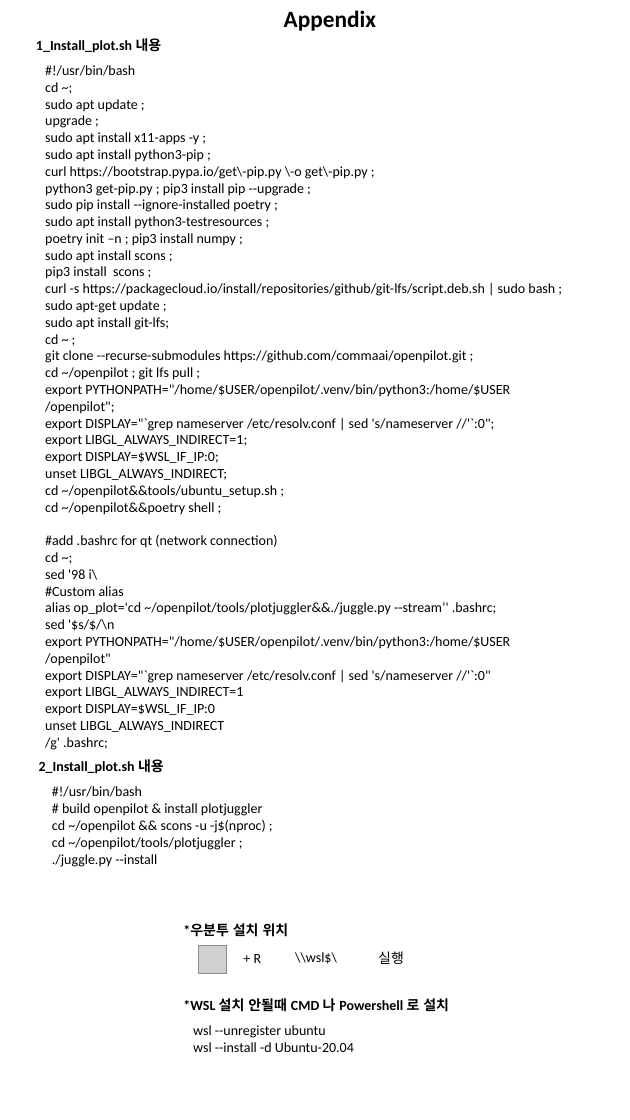
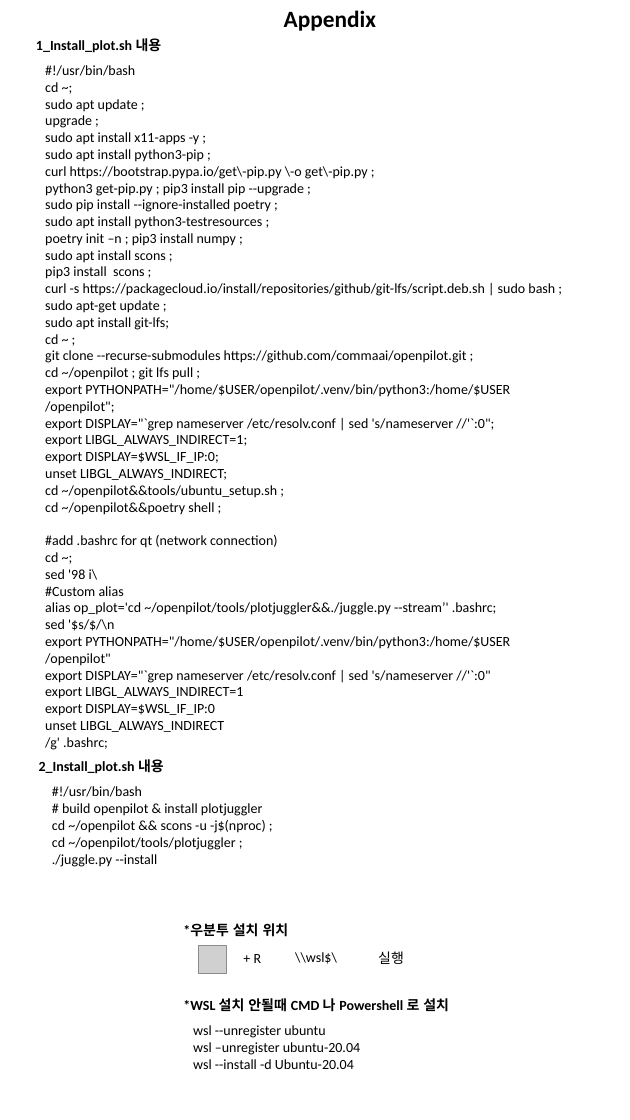
Before and after one commit to KeIIogg/tools, a slide deck: slide 2 of etc/Install plotjuggler with wsl2.pptx. Drawn at 630x1120 pixels with LibreOffice and Linux fonts; fonts in the diff are those of the drawing; grey boxes stand for pictures. Boxes give left, top, right and bottom in pixels: in the first picture for what was removed or moved away, otherwise in the second. Text is boxed around its words. In the diff, an @@ line names an element or a change of style, - is before the commit and + after.

```diff
--- a/etc/Install plotjuggler with wsl2.pptx
+++ b/etc/Install plotjuggler with wsl2.pptx
@@ text at [193, 1042, 360, 1055]: paragraph added @@
+wsl –unregister ubuntu-20.04
```
Also in this commit, not shown: 1 other slide changed, 1 other file.
